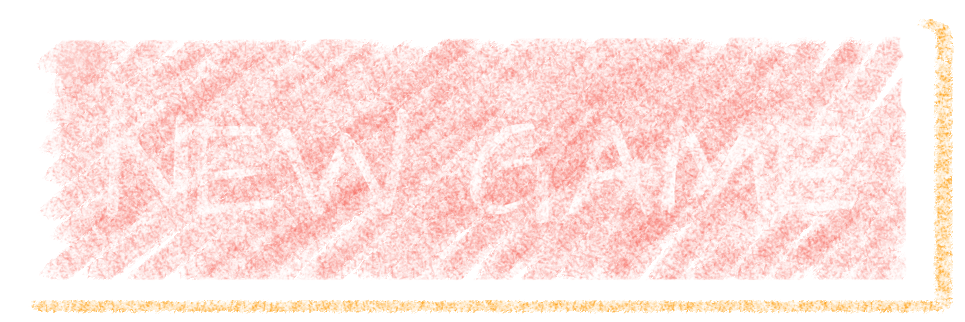
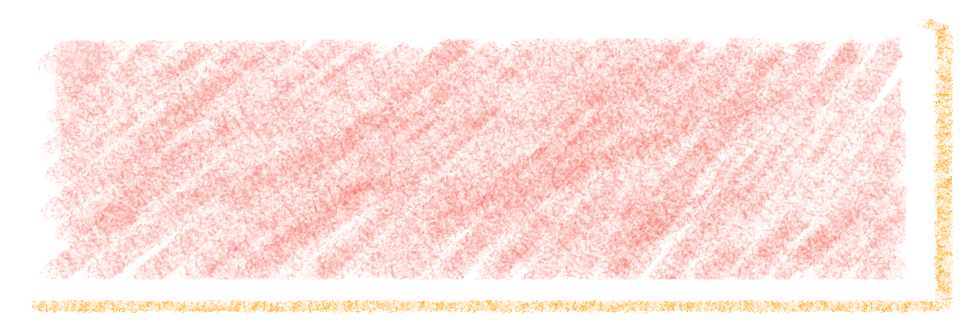
Comparing the layer stacks of the two 965px x 322px images. Changes:
hid "NEW GAME" over (106, 108, 856, 224)
